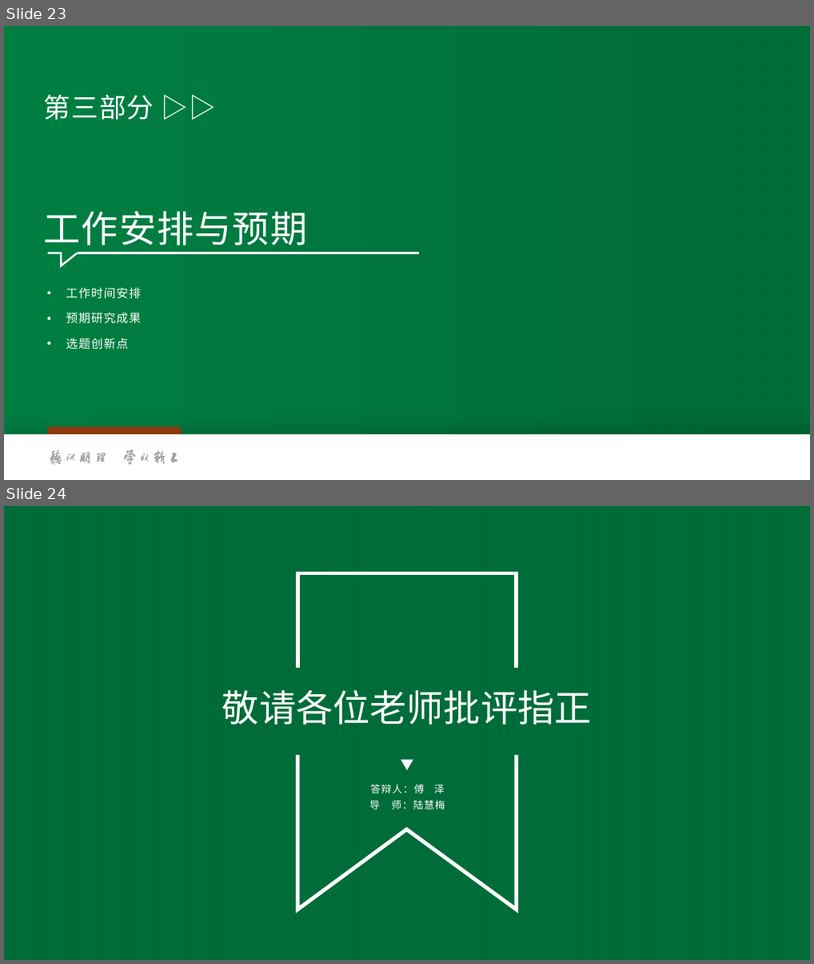
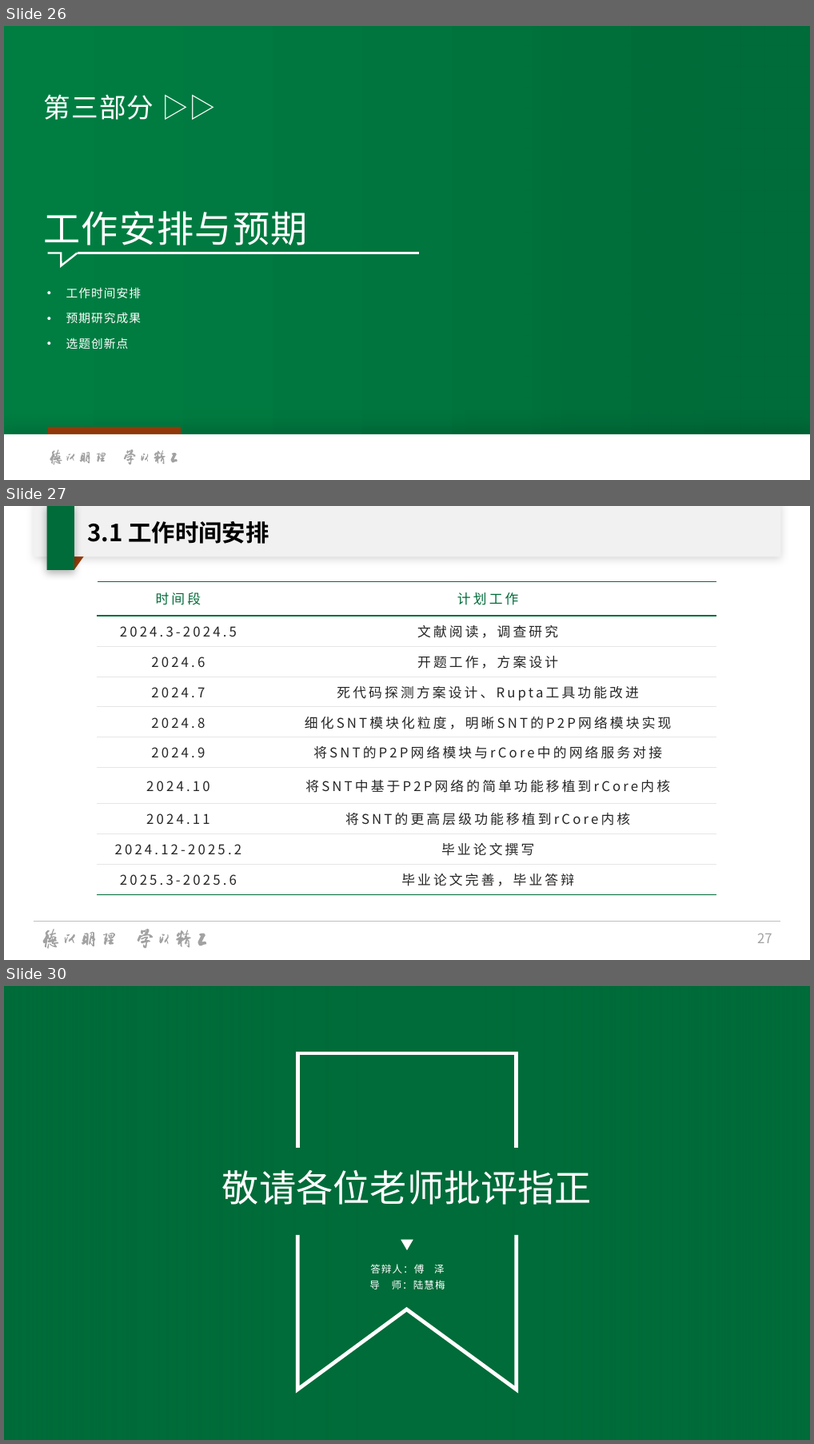
Before and after one commit to oscourse-tsinghua/openingreport-fze2023, a slide deck: slide.pptx. Shown one above the other, each under a label of ours: slides 23 and 24 before the commit, slides 26, 27 and 30 after it; the slides between them are not shown. The pictures are 814x964 and 814x1444 pixels, drawn with LibreOffice and Linux fonts; fonts in the diff are those of the drawing; background and template pictures are left out. Boxes give left, top, right and bottom in pixels: in the first picture for what was removed or moved away, otherwise in the second. Text is boxed around its words. In the diff, an @@ line names an element or a change of style, - is before the commit and + after.

```diff
--- a/slide.pptx
+++ b/slide.pptx
@@ slide 27 added at <box>4,506,810,960</box>, background #FFFFFF @@
@@ rectangle added at <box>33,506,781,557</box>, fill #FFFFFF @@
@@ rectangle added at <box>33,506,781,556</box>, fill #A2A2A2 at 15% opacity @@
@@ rectangle added at <box>47,506,74,570</box>, fill #006C39 @@
@@ title added at <box>88,521,269,544</box>, 28 pt, text #000000, bold @@
+3.1 工作时间安排
@@ parallelogram added at <box>47,538,97,570</box>, fill #A13F0B @@
@@ table added at <box>97,582,718,894</box>, 10 rows, 2 columns @@
+时间段 | 计划工作
+2024.3-2024.5 | 文献阅读，调查研究
+2024.6 | 开题工作，方案设计
+2024.7 | 死代码探测方案设计、Rupta工具功能改进
+2024.8 | 细化SNT模块化粒度，明晰SNT的P2P网络模块实现
+2024.9 | 将SNT的P2P网络模块与rCore中的网络服务对接
+2024.10 | 将SNT中基于P2P网络的简单功能移植到rCore内核
+2024.11 | 将SNT的更高层级功能移植到rCore内核
+2024.12-2025.2 | 毕业论文撰写
+2025.3-2025.6 | 毕业论文完善，毕业答辩
@@ line added from (33, 920) to (782, 920), #BFBFBF 0.5 pt @@
@@ group added at <box>42,928,207,948</box>: 16 freeform shapes @@
@@ page number added at <box>758,932,773,943</box>, 16 pt, text #A2A2A2 @@
+27
@@ what was slide 23 is now slide 26 @@
@@ what was slide 24 is now slide 30 @@
```
Also in this commit, not shown: 5 slides changed, 5 other slides added.
